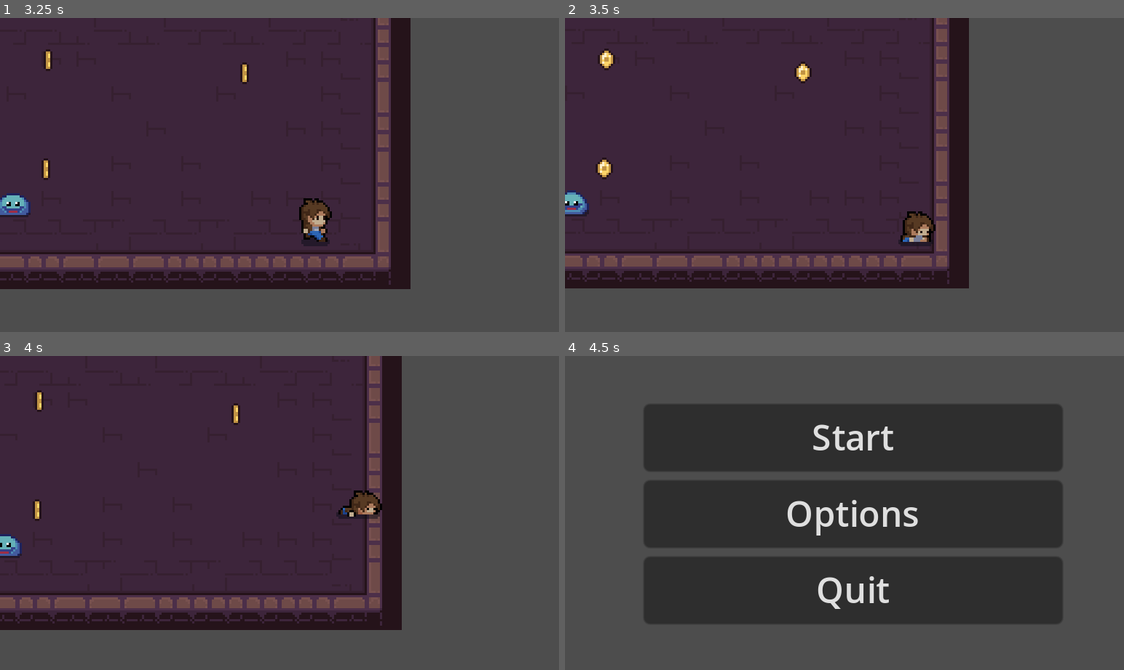
Above: before the commit, frames 1-4 (two rows, left to right).
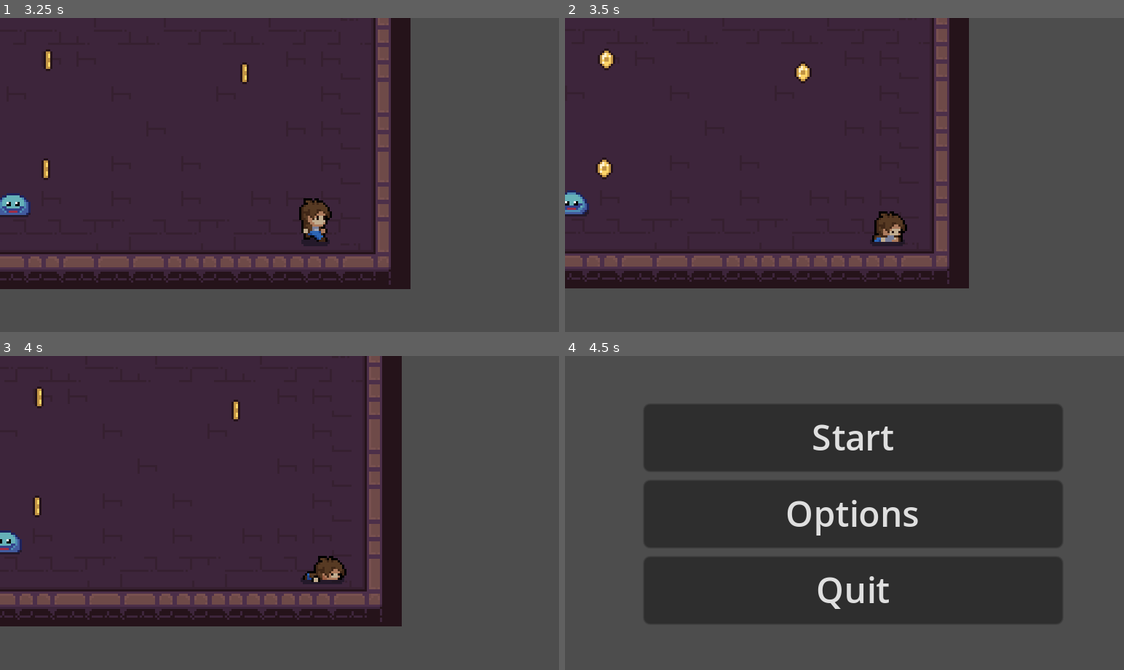
Above: after the commit, the same moments.

Repository: alvarolh33/marcelo
Game: Godot game, scene res://scenes/menu.tscn
The game is run twice, just before and just after one commit, with the same random seed, the same clock (stepped at 60 frames per second) and the same inputs.
Inputs:
- Up to frame 1 (3.25 s): click "Start" at 0.5 s; hold D (right) 1.28-2.03 s; hold S (down) 2.03-2.78 s; hold D (right) from 2.78 s (still down)
- Up to frame 2 (3.5 s): keep holding D (right)
- Up to frame 3 (4 s): release D (right) at 3.53 s; hold W (up) from 3.53 s (still down)
- Up to frame 4 (4.5 s): release W (up) at 4.28 s; hold A (left) from 4.28 s (still down)

Frame 1 is identical in both runs. In frame 2, 1.0% of the frame differs, in the area x 54-67%, y 61-73%; in frame 3, 6.4%, in the area x 0-72%, y 2-88%; in frame 4, nothing differs.

Commit message:
Arreglado bug no se cancela animacion al morir

Diff:
--- a/scripts/entity.gd
+++ b/scripts/entity.gd
@@ -12,6 +12,8 @@
 	return Input.get_vector("left", "right", "up", "down")
 
 func _physics_process(delta):
+	if dead:
+		return
 	# Obtener el vector direction
 	direction = get_direction()
 	if !direction.is_zero_approx():
